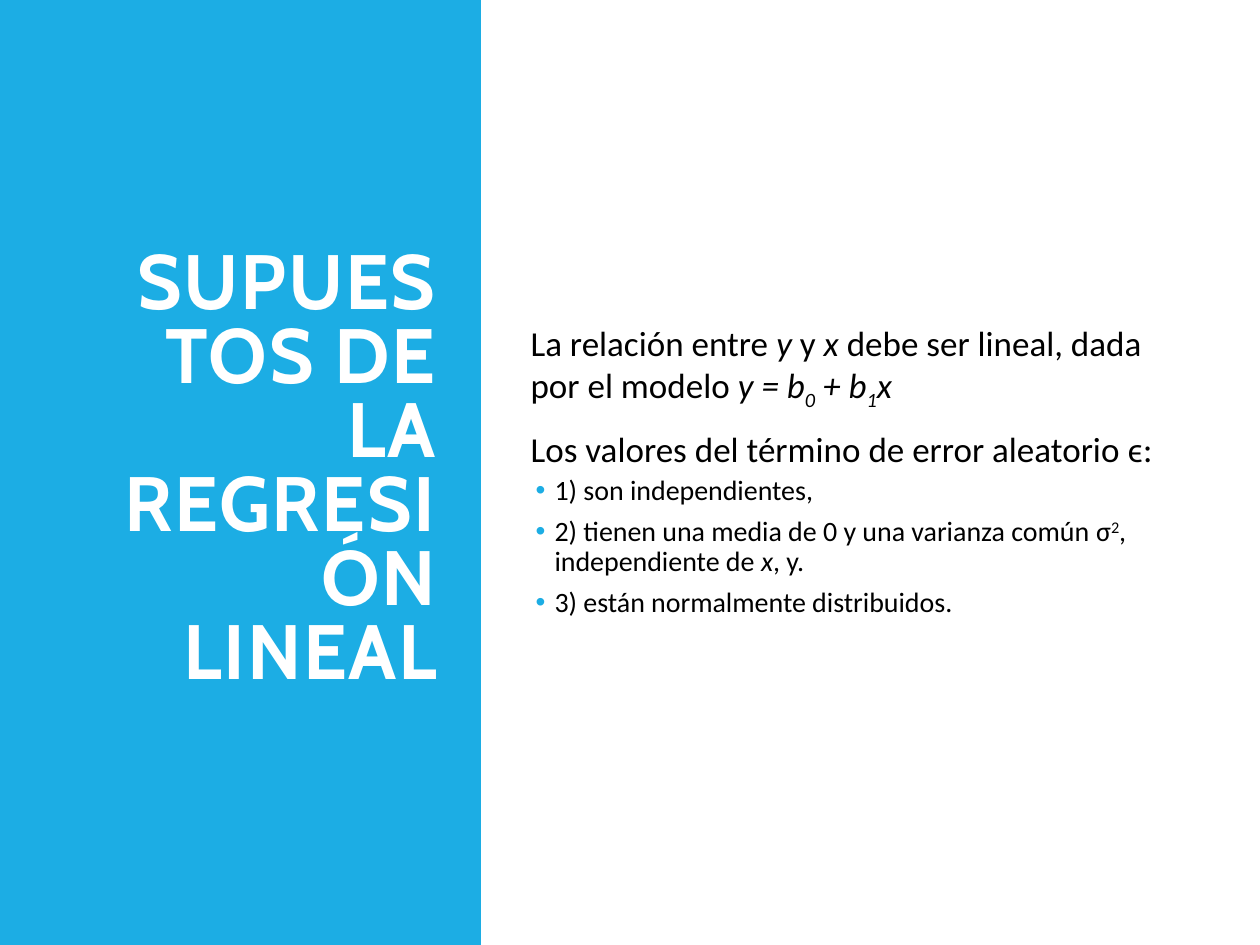
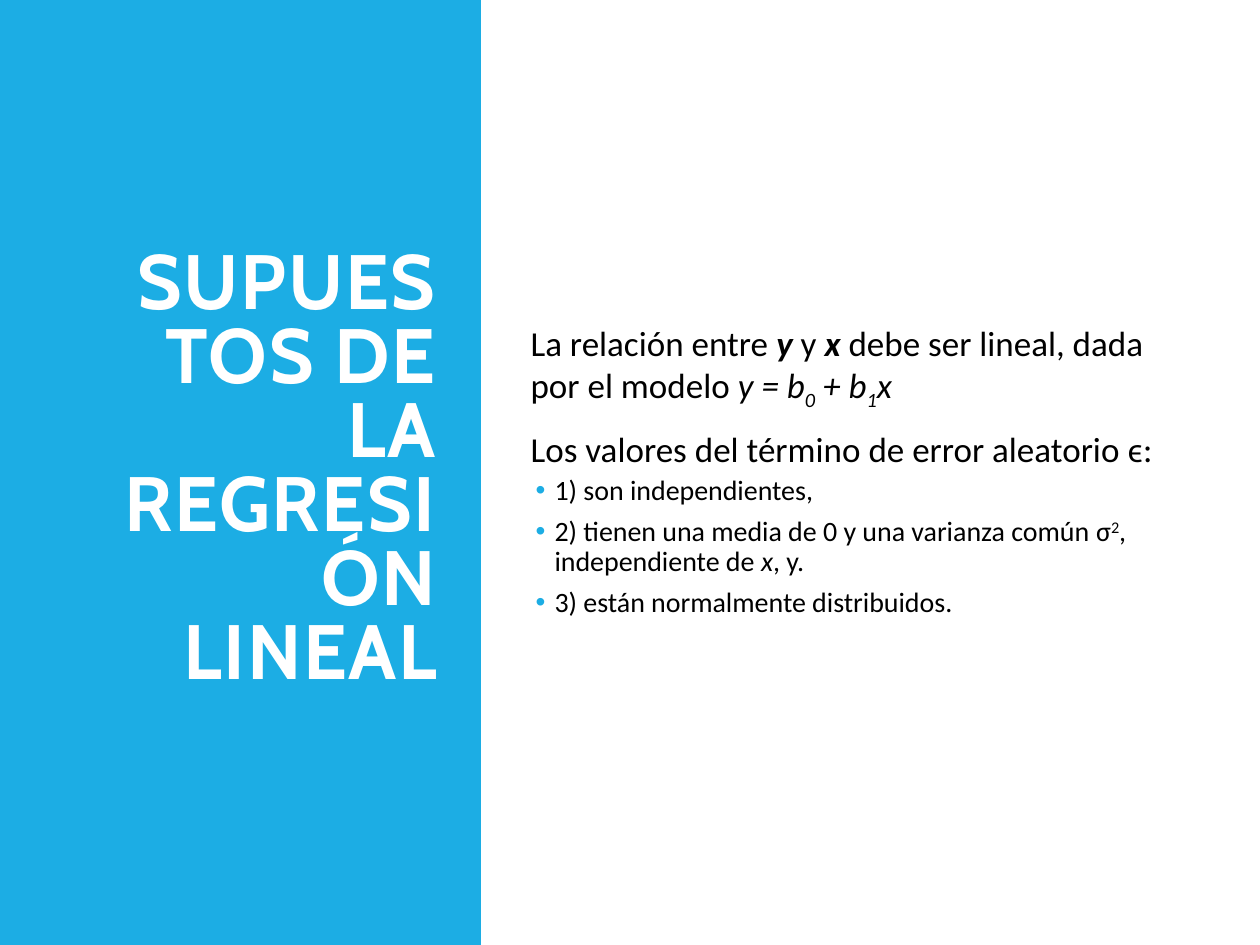
Before and after one commit to delany-ramirez/charlas, a slide deck: slide 17 of PyPereira_LR/Regresion Lineal.pptx. Drawn at 1260x945 pixels with LibreOffice and Linux fonts; fonts in the diff are those of the drawing. Boxes give left, top, right and bottom in pixels: in the first picture for what was removed or moved away, otherwise in the second. Text is boxed around its words. In the diff, an @@ line names an element or a change of style, - is before the commit and + after.

```diff
--- a/PyPereira_LR/Regresion Lineal.pptx
+++ b/PyPereira_LR/Regresion Lineal.pptx
@@ text at bbox=[531, 331, 1143, 404]: bold on in "y x" @@
```
Also in this commit, not shown: 7 other slides changed.
